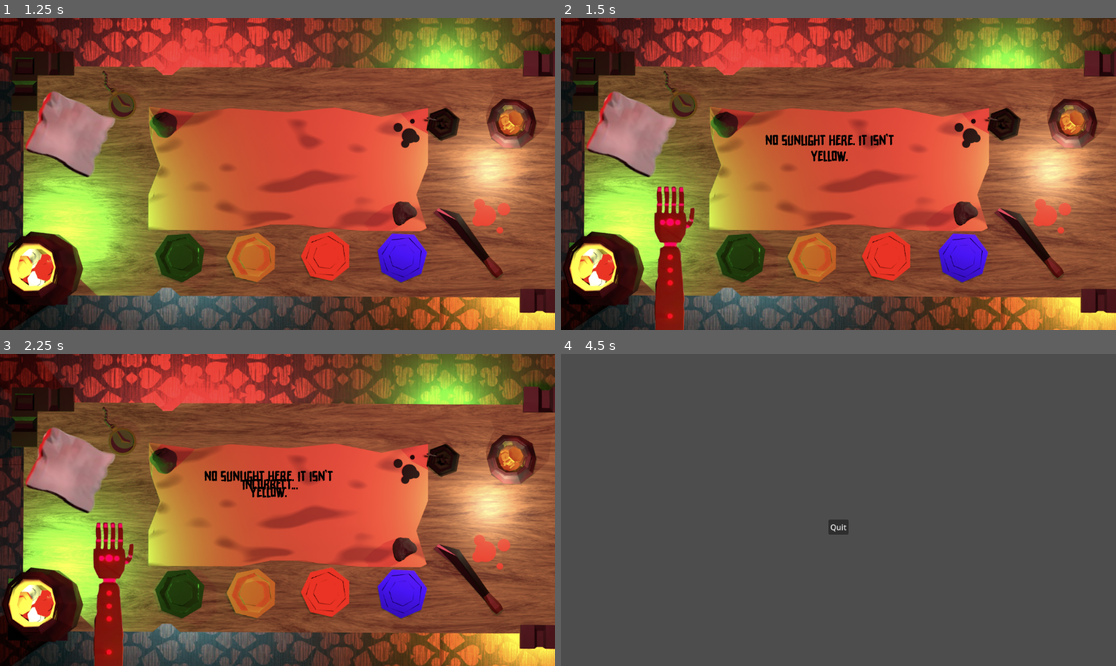
Above: before the commit, frames 1-4 (two rows, left to right).
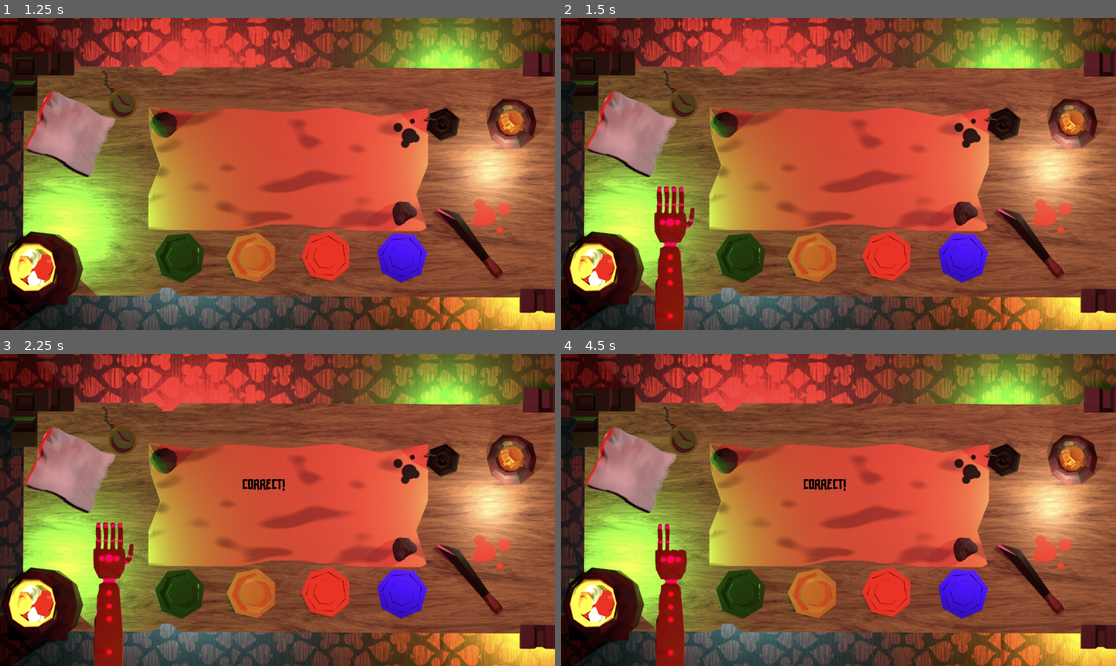
Above: after the commit, the same moments.

Repository: avanishbadhan/jumpstart
Game: Godot game, scene res://start.tscn
The game is run twice, just before and just after one commit, with the same random seed, the same clock (stepped at 60 frames per second) and the same inputs.
Inputs (mouse positions are in pixels of both pictures, inside the frame that each line leads up to; where the layout moved, square brackets give the same spot in the first picture):
- Up to frame 1 (1.25 s): click "Start" at 0.5 s
- Up to frame 2 (1.5 s): click (999, 230) at 1.25 s
- Up to frame 3 (2.25 s): click (305, 575) at 2 s
- Up to frame 4 (4.5 s): click (999, 566) [932, 578] at 2.75 s; click (999, 566) [727, 578] at 3.5 s; click (999, 566) [794, 578] at 4.25 s

Frame 1 is identical in both runs. In frame 2, 0.7% of the frame differs, in the area x 36-60%, y 36-47%; in frame 3, 0.8%; in frame 4, 98%, in the area x 0-100%, y 0-100%.

Commit message:
aswedfgh

Diff:
--- a/main.tscn
+++ b/main.tscn
@@ -1,6 +1,7 @@
-[gd_scene load_steps=23 format=3 uid="uid://dtuqbrulfuv2l"]
+[gd_scene load_steps=24 format=3 uid="uid://dtuqbrulfuv2l"]
 
 [ext_resource type="Texture2D" uid="uid://dp30djxoa5p4x" path="res://bg3am.png" id="1_getpj"]
+[ext_resource type="Script" uid="uid://bvhdq6uu7pu8d" path="res://main.gd" id="1_w48qg"]
 [ext_resource type="FontFile" uid="uid://bmknn1doccn3k" path="res://Ricebox Allcaps.ttf" id="3_2cqfq"]
 [ext_resource type="Script" uid="uid://chq7epkwhy0jq" path="res://popUp.gd" id="4_lquwl"]
 [ext_resource type="AudioStream" uid="uid://3nwfosqbtkbm" path="res://knife-stab-48222.mp3" id="5_7mycd"]
@@ -35,6 +36,7 @@
 base_font = ExtResource("10_getpj")
 
 [node name="Node2D" type="Node2D"]
+script = ExtResource("1_w48qg")
 
 [node name="TextureRect" type="TextureRect" parent="."]
 z_index = -2
--- a/popUp.gd
+++ b/popUp.gd
@@ -53,11 +53,14 @@
 			5: popup_label.text = "Nothing left to give. And still, you guessed wrong."
 			6: popup_label.text = "You were never meant to win."
 			7: popup_label.text = "Did you think this was fair?"
+		var timer2 = get_tree().create_timer(1.0)
+		await timer2.timeout
+		get_tree().change_scene_to_file("res://gameover.tscn")
+
 	popup_label.visible = true
 
 	print(hand.texture)
 
-	var timer = get_tree().create_timer(3.0)
-	await timer.timeout
+	#var timer = get_tree().create_timer(3.0)
+	#await timer.timeout
 	popup_label.visible = false
-	get_tree().change_scene_to_file("res://gameover.tscn")
